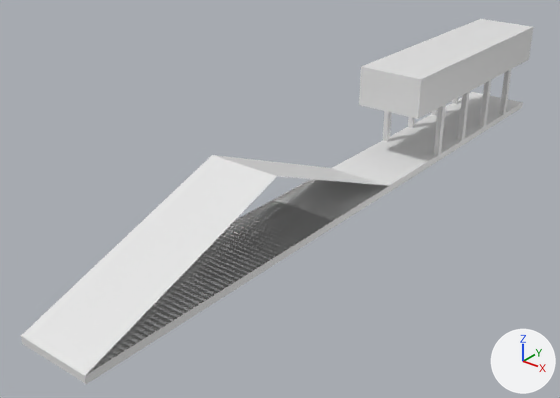
The FBX model Rolling Wheels/Assets/Models/Tile2.fbx as it was, and as the next commit left it.
The view is the same before and after, from a 50 mm lens placed at (110.2, -167.5, 93.2), pointed at (-10.2, -16.9, -0.2). Lighting does not change. The marker at lower right points along +X, +Y and +Z. Where no turn or scale is listed for an object, it has been applied to the vertices. Vertices at the same position are counted once.
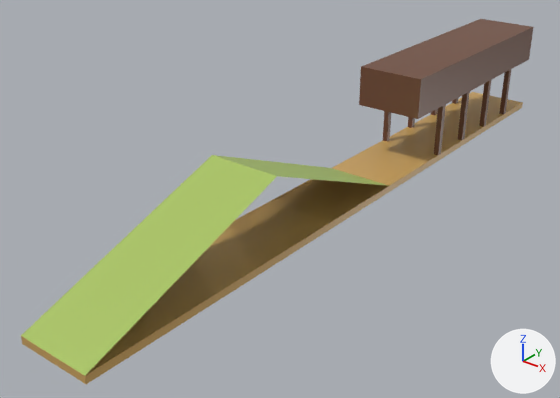
Changed parts and their boxes (x1, y1, x2, y2) in the pictures (560 x 398 px):
'Cube', surface changed: (21, 19, 534, 384) in both
'Cube.001', surface changed (grey to brown): (383, 70, 511, 155) in both

Edits to the bpy script that builds the scene:
```text
Add img_pallete_png:
    img_pallete_png = load_image('Pallete.png', '../Textures/Pallete.png', 8, 8, 'sRGB')
Change mat_material:
    remove mat_material.base_color = (0.8, 0.8, 0.8)  # white #e7e7e7
    add mat_material.texture = img_pallete_png
Change me_cube_002:
    where me_cube_002.from_pydata(...)  # 64 vertices, 48 faces; spans x -10.0..10.0, y 35.7..85.1, z 1.0..17.0
    used by ob_cube_001; location = (0.0, 0.0, 0.0)
    me_cube_002 part 1: texture (UV) coordinates of 48 of 48 faces, centred in x -10.0..10.0, y 35.7..85.1, z 1.0..17.0, changed; they spanned u 0.62..0.88, v 0.52..0.58 and now span u 0.32..0.57, v 0.79..0.92
Change me_cube:
    where me_cube.from_pydata(...)  # 94 vertices, 88 faces; spans x -10.0..10.0, y -100.0..100.0, z -1.0..29.0
    used by ob_cube; location = (0.0, 0.0, 0.0)
    me_cube part 2: texture (UV) coordinates of 88 of 88 faces, centred in x -10.0..10.0, y -100.0..100.0, z -1.0..29.0, changed; they spanned u 0.12..0.88, v 0.0..1.0 and now span u 0.32..0.92, v 0.79..0.92
```
